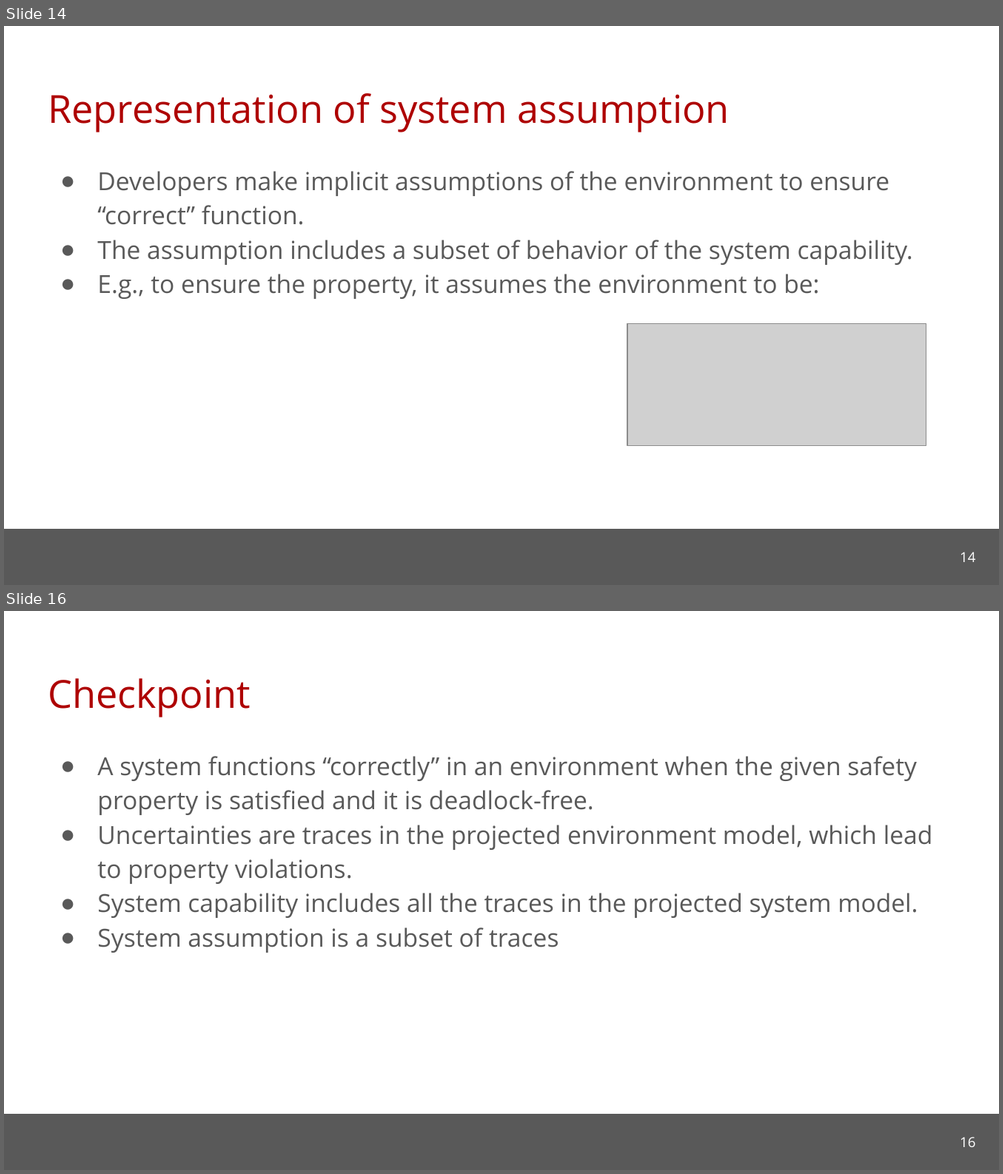
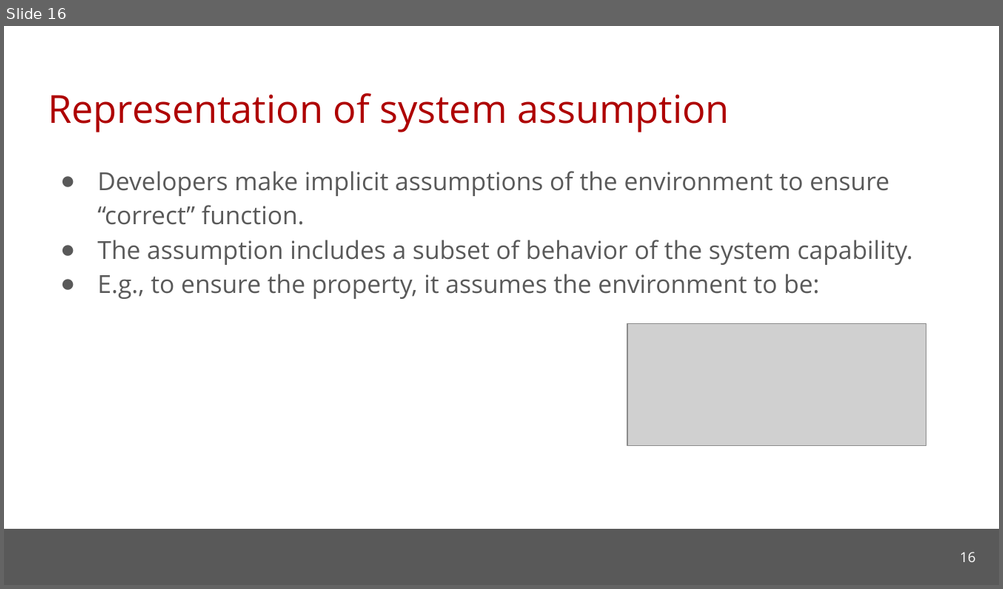
Before and after one commit to cmu-soda/Robustness, a slide deck: Robustness.pptx. Shown one above the other, each under a label of ours: slides 14 and 16 before the commit, slide 16 after it; the slides between them are not shown. The pictures are 1003x1174 and 1003x589 pixels, drawn with LibreOffice and Linux fonts; fonts in the diff are those of the drawing; grey boxes stand for pictures; background and template pictures are left out. Boxes give left, top, right and bottom in pixels: in the first picture for what was removed or moved away, otherwise in the second. Text is boxed around its words. In the diff, an @@ line names an element or a change of style, - is before the commit and + after.

```diff
--- a/Robustness.pptx
+++ b/Robustness.pptx
@@ slide 16 removed at bbox=[4, 611, 999, 1170], background #FFFFFF; not listed: 1 template element that a slide beside it also shows @@
@@ title removed at bbox=[48, 678, 250, 718] @@
-Checkpoint
@@ text removed at bbox=[97, 756, 933, 953] @@
-● A system functions “correctly” in an environment when the given safety property is satisfied and it is deadlock-free.
-● Uncertainties are traces in the projected environment model, which lead to property violations.
-● System capability includes all the traces in the projected system model.
-● System assumption is a subset of traces
@@ page number removed at bbox=[959, 1137, 975, 1147] @@
-16
@@ what was slide 14 is now slide 16 @@
@@ page number at bbox=[959, 552, 975, 562]: text changed @@
-14
+16
```
Also in this commit, not shown: 6 slides changed, 3 slides added.
